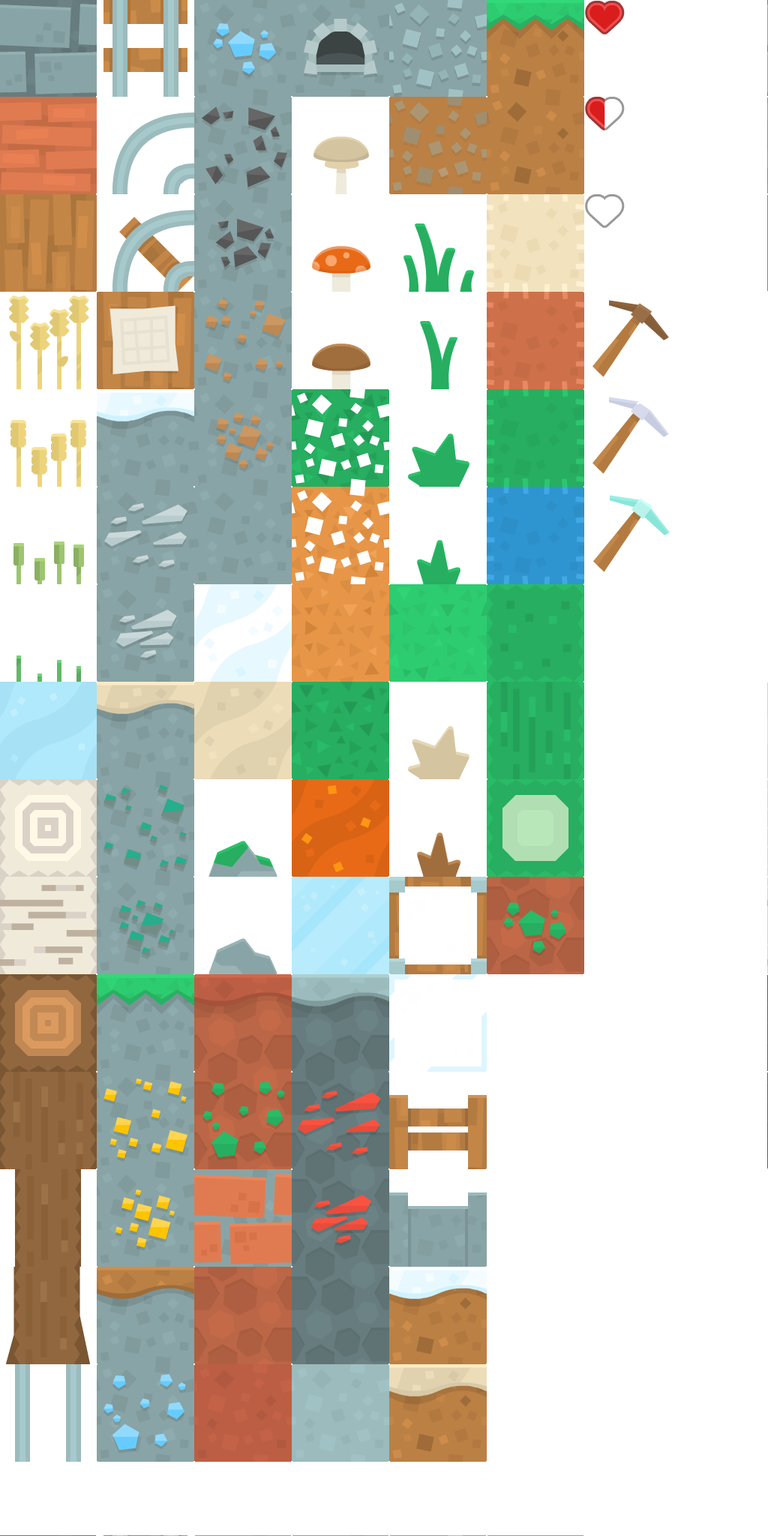
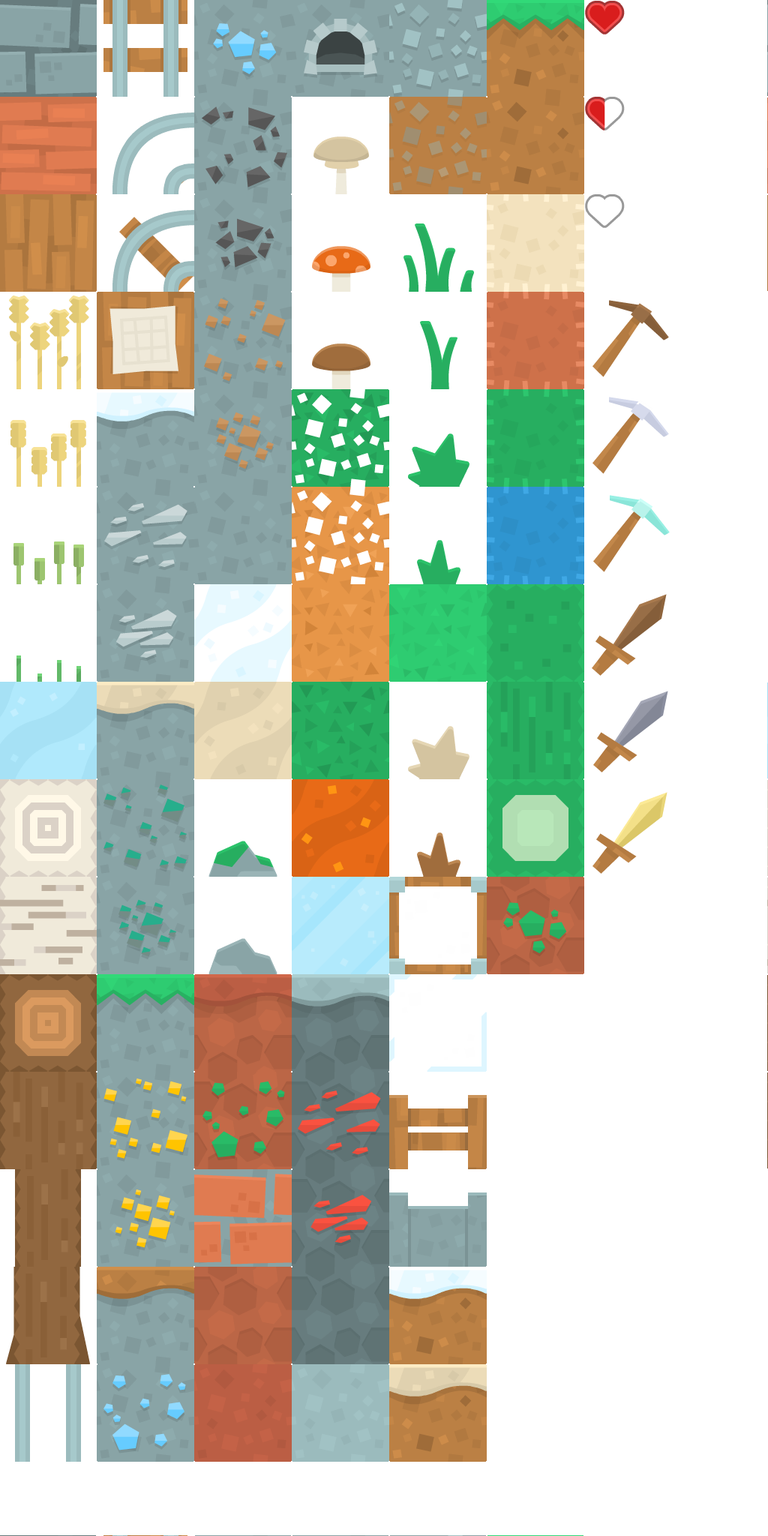
Layers edited between the first and the second 768x1536 image:
painted on "spritesheet_tiles.png" over [591, 593, 669, 874]
